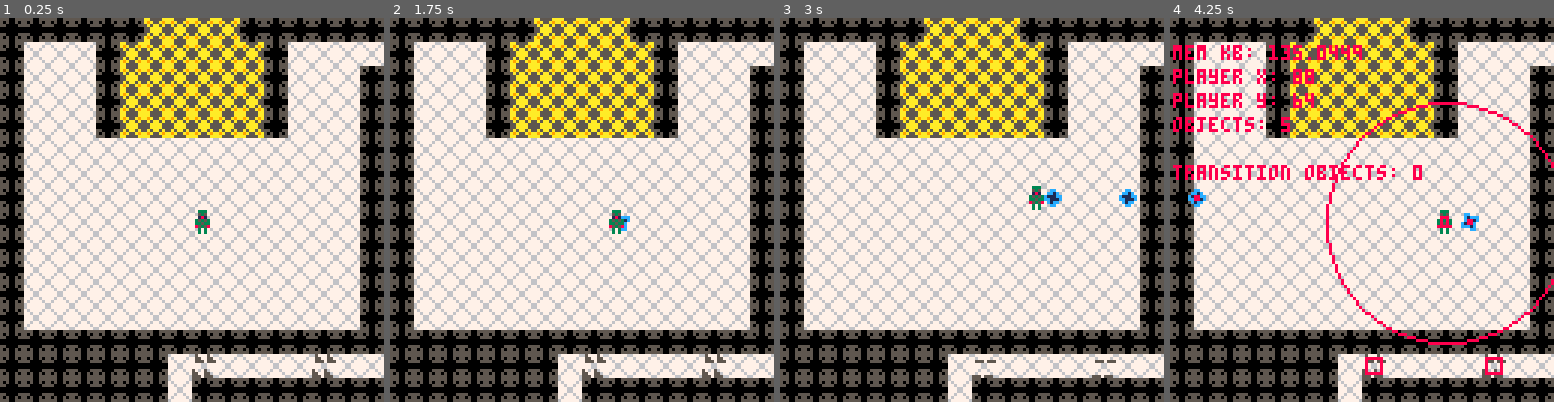
Above: before the commit, frames 1-4 (left to right).
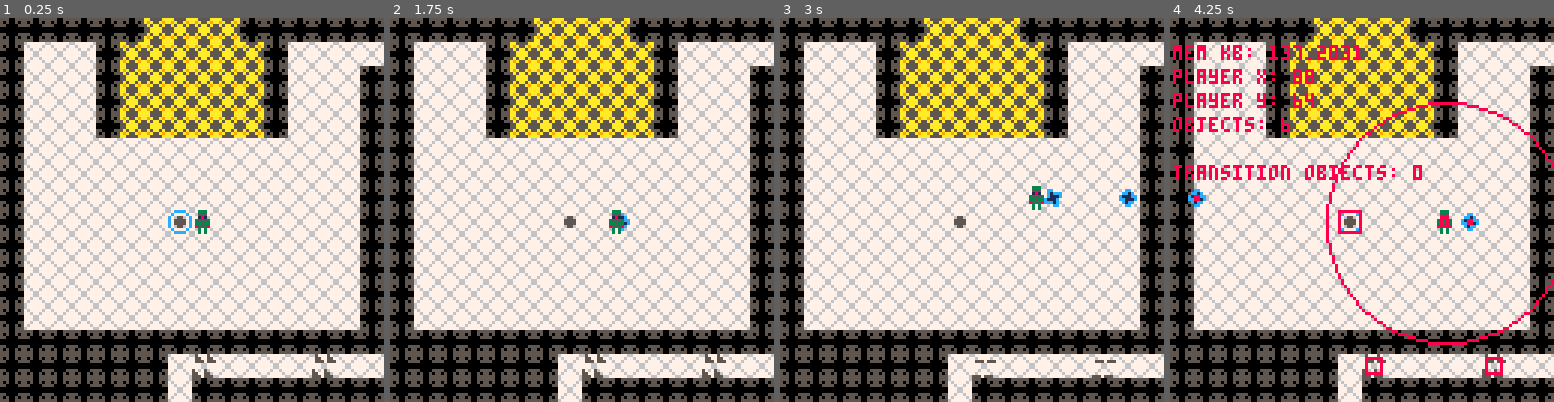
Above: after the commit, the same moments.

Repository: rledford/pico-door
Game: PICO-8 cartridge door.p8
Same seed, same stepped clock (60 frames per second), same inputs: the game is played once before the commit and once after it.
Inputs:
- Up to frame 1 (0.25 s): no input
- Up to frame 2 (1.75 s): tap X (X key) at 0.33, 1.07 s; tap O (Z key) at 0.7, 1.7 s; hold Right from 1.6 s (still down)
- Up to frame 3 (3 s): tap X (X key) at 1.85, 2.97 s; release Right at 2.1 s; tap O (Z key) at 2.1, 2.5, 2.9 s; hold Up 2.15-2.42 s; hold Right from 2.47 s (still down)
- Up to frame 4 (4.25 s): release Right at 3.03 s; hold Left 3.08-3.58 s; tap O (Z key) at 3.3, 3.7, 4.1 s; hold Down 3.63-3.97 s; hold Right from 4.02 s (still down); tap X (X key) at 4.08 s

The runs differ from the first frame. In frame 1, 0.2% of the frame differs, in the area x 43-50%, y 50-57%; in frame 2, 0.1%; in frame 3, 0.2%; in frame 4, 0.6%, in the area x 28-81%, y 7-57%.

Commit message:
Add initial portal_type and sprites.

Diff:
--- a/door.p8
+++ b/door.p8
@@ -27,10 +27,10 @@
 -- [x] add floor spike traps
 -- [x] make doors do hurt-flash
 -- [x] add player death screen with restart option
+-- [x] add wall projectile traps activated by floor tiles (hits player and enemies)
+-- [] add portals to port back to main room (and back to room ported from)
 -- [] add projectiles use palette
 -- [] add doors require matching color palette to destroy (room x + y <= palette?)
--- [] add portals to port back to main room (and back to room ported from)
--- [] add wall projectile traps activated by floor tiles (hits player and enemies)
 -- [] add health pickup
 -- [] enemies have low chance to drop health pickup
 -- [] make pickups have random position within area of the enemy sprite
@@ -123,6 +123,7 @@
 function _init()
 	cls()
 	player = init_object(player_type, 64, 64)
+	init_object(protal_type, 56, 64)
 	end_room_transition(0,0)
 	update_fn = game_update
 end
@@ -648,6 +649,18 @@
 	end
 }
 
+-- portal --
+------------
+
+protal_type = {
+	init=function(this)
+		this.anim = make_animation({21,22,23,24}, 10)
+	end,
+	update=function(this)
+		this.anim.update()
+	end
+}
+
 -- enemy spawn point --
 -----------------------
 
@@ -1233,14 +1246,14 @@
 00700700550000557767767747477474776776775a5aa5a5755665570900000000000090008888000080080005877850058778500000000049a99a9449a99a94
 0000000050500505767777677744447776777767a9a55a9a765555679009090999909099000880000008800005858580058585808000000849a99a9449a99a94
 0000000055500555677777764474474455575556aa5555aa67766776090000900900009000000000000000000855858008558580880000884444444444444444
-00000000000000000500050067766776677667768888888600000000000000000000000000000000000000000000000000000000000000000000000000000000
-0000000005000500055005507ffffff77677776786878787000000000000000000000000000000000000000000000000000000000000000000cc0000000cc000
-0555055505550555055505557f6ff6f77ffffff7878786870000000000000000000000000000000000000000000000000000b0000000300000c1ccc000cc1c00
-000000000000000000000000677667766f7ff7f677766777000000000000000000000000000000000000000000000000000b3b000003b30000c111c00c111cc0
-000000000000000000000000677667766f7ff7f6777667770000000000000000000000000000000000000000000000000000b000000030000c111c000cc111c0
-0000000000000000500050007f6ff6f77ffffff77878787800000000000000000000000000000000000000000000000000000000000000000ccc1c0000c1cc00
-0000000050005000550055007ffffff7767777677868786800000000000000000000000000000000000000000000000000000000000000000000cc00000cc000
-55505550555055505550555067766776677667766888888800000000000000000000000000000000000000000000000000000000000000000000000000000000
+000000000000000005000500677667766776677600000000000000000000000000cccc0000000000000000000000000000000000000000000000000000000000
+0000000005000500055005507ffffff776777767000000000000000000cccc000c0000c0000000000000000000000000000000000000000000cc0000000cc000
+0555055505550555055505557f6ff6f77ffffff700055000000cc0000c0550c0c005500c0000000000000000000000000000b0000000300000c1ccc000cc1c00
+000000000000000000000000677667766f7ff7f60055550000c55c000c5555c0c055550c000000000000000000000000000b3b000003b30000c111c00c111cc0
+000000000000000000000000677667766f7ff7f60055550000c55c000c5555c0c055550c0000000000000000000000000000b000000030000c111c000cc111c0
+0000000000000000500050007f6ff6f77ffffff700055000000cc0000c0550c0c005500c00000000000000000000000000000000000000000ccc1c0000c1cc00
+0000000050005000550055007ffffff776777767000000000000000000cccc000c0000c000000000000000000000000000000000000000000000cc00000cc000
+555055505550555055505550677667766776677600000000000000000000000000cccc0000000000000000000000000000000000000000000000000000000000
 00333000000000000000000000000000000000000000000000000000000000000000000000000000000000000000000000000000000000000000000000000000
 00535000000000000000000000000000000000000000000000000000000000000000000000000000000000000000000000000000000000000099990000aaaa00
 0018100000000000000000000000000000000000000000000000000000000000000000000000000000000000000000000000000000000000099aa9900aa99aa0
Not shown, changed: README.md
